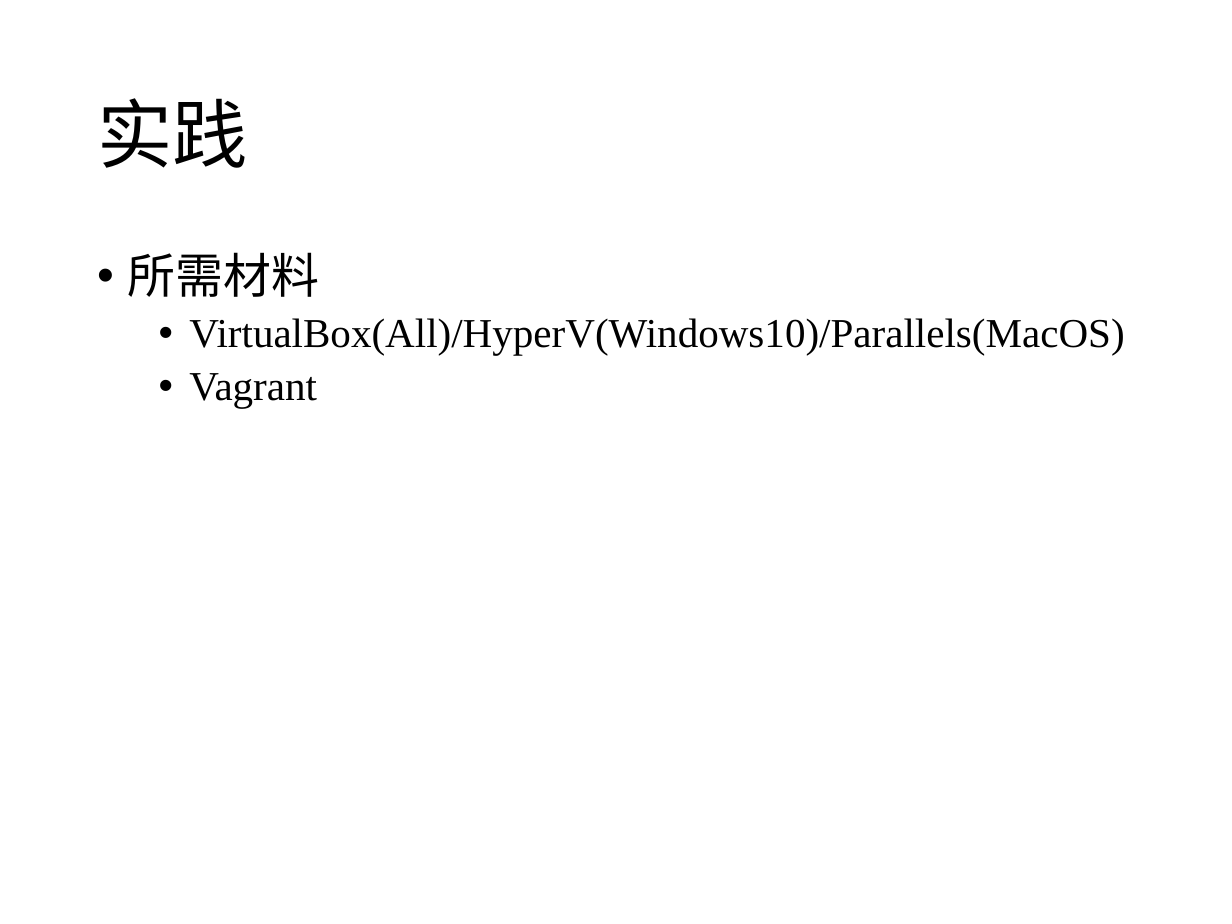
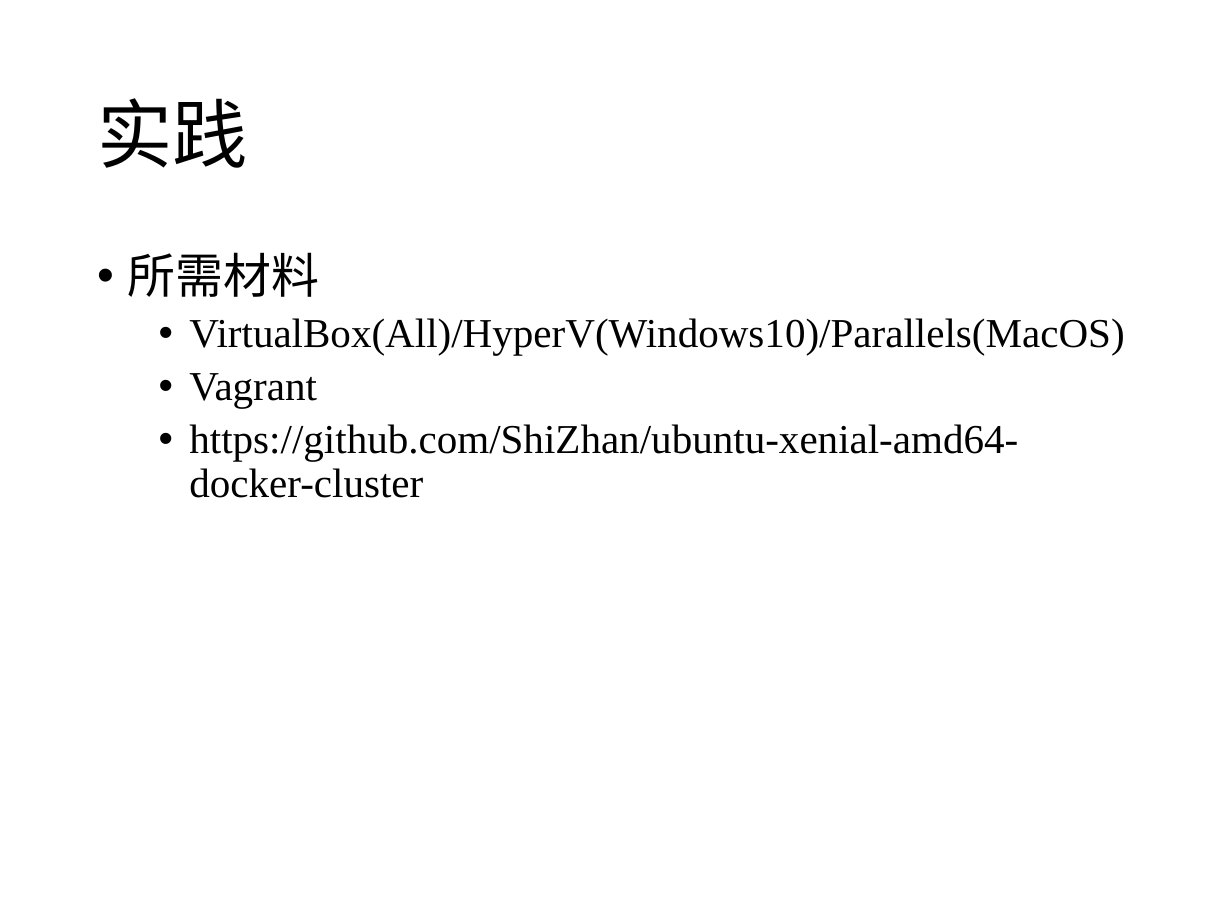
Before and after one commit to cs-course/data-center-course, a slide deck: slide 30 of data-center-2017-c03-05.pptx. Drawn at 1232x924 pixels with LibreOffice and Linux fonts; fonts in the diff are those of the drawing. Boxes give left, top, right and bottom in pixels: in the first picture for what was removed or moved away, otherwise in the second. Text is boxed around its words. In the diff, an @@ line names an element or a change of style, - is before the commit and + after.

Commit message:
step by step

```diff
--- a/data-center-2017-c03-05.pptx
+++ b/data-center-2017-c03-05.pptx
@@ text at (189,424,1018,498): paragraph added @@
+  • https://github.com/ShiZhan/ubuntu-xenial-amd64-docker-cluster
```
